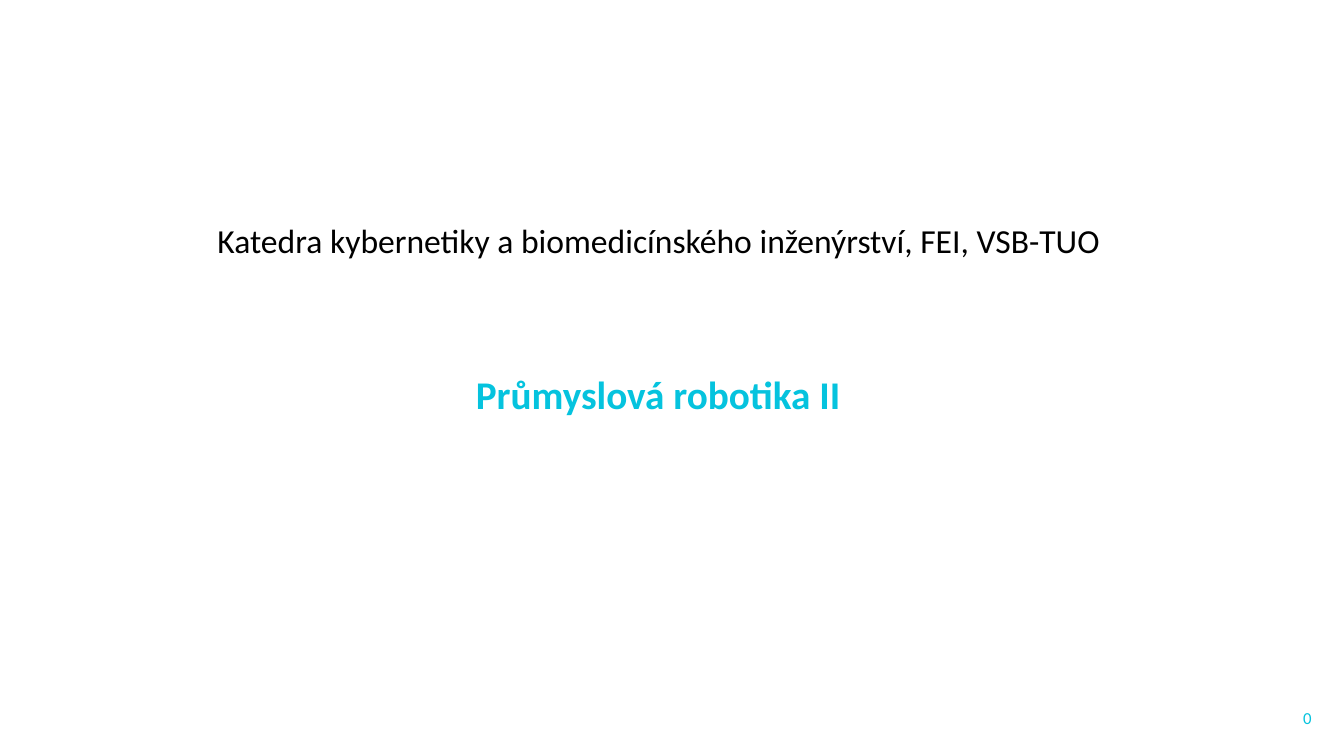
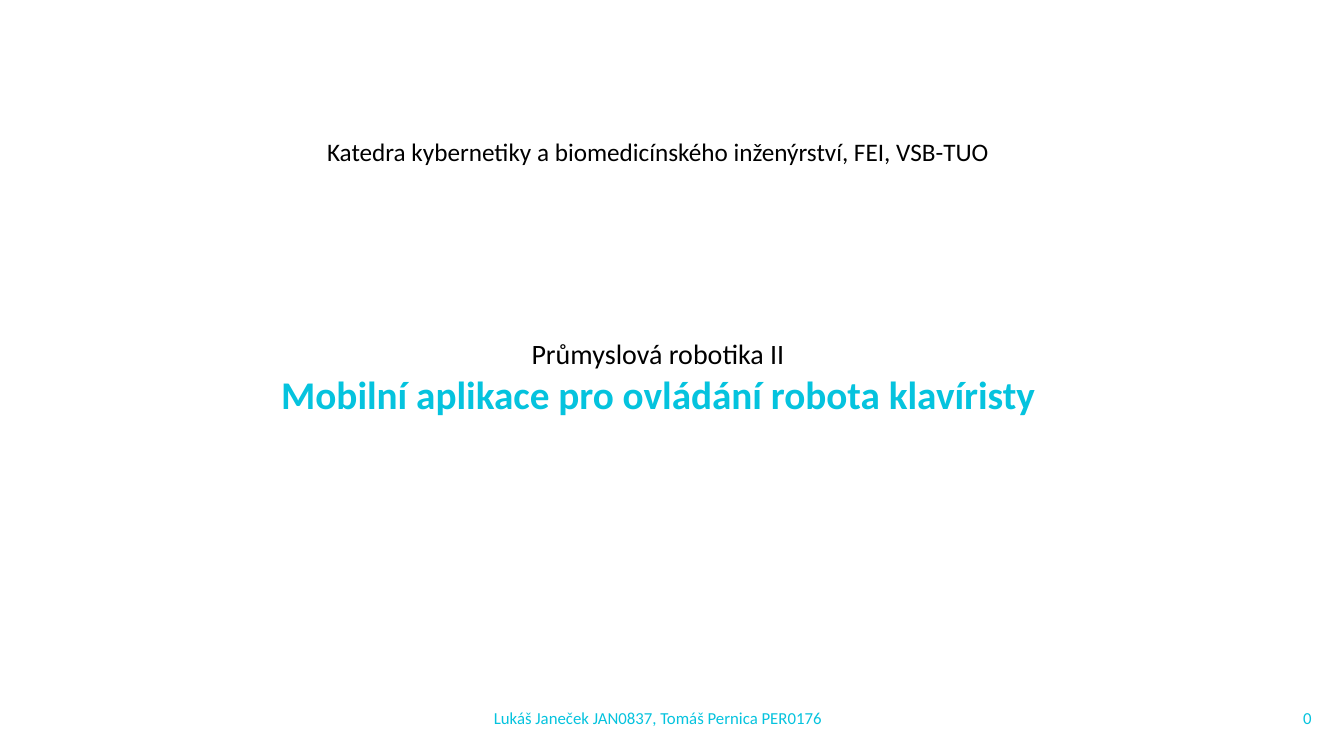
Before and after one commit to LukiJanecek/AdvancedPianistRobot, a slide deck: slide 1 of Dokumentace/JAN0837_PER0176_PRII.pptx. Drawn at 1344x756 pixels with LibreOffice and Linux fonts; fonts in the diff are those of the drawing; background and template pictures are left out. Boxes give left, top, right and bottom in pixels: in the first picture for what was removed or moved away, otherwise in the second. Text is boxed around its words. In the diff, an @@ line names an element or a change of style, - is before the commit and + after.

```diff
--- a/Dokumentace/JAN0837_PER0176_PRII.pptx
+++ b/Dokumentace/JAN0837_PER0176_PRII.pptx
@@ text "Katedra kybernetiky a biomedicínského inženýrství, ...": place and size @@
-text "Katedra kybernetiky a biomedicínského inženýrství, ..." at <box>217,229,1100,259</box>
+text "Katedra kybernetiky a biomedicínského inženýrství, ..." at <box>327,143,988,165</box>
@@ text "Katedra kybernetiky a biomedicínského inženýrství, ..." at <box>327,143,988,165</box>: size 24 to 18 pt @@
@@ text "Průmyslová robotika II": place and size @@
-text "Průmyslová robotika II" at <box>476,380,840,415</box>
+text "Průmyslová robotika II" at <box>281,344,1035,415</box>
@@ text at <box>532,344,784,369</box>: size 28 to 20 pt, text colour #05C3DE to #000000, bold off in "Průmyslová robotika II" @@
@@ text at <box>281,381,1035,415</box>: paragraph added @@
+Mobilní aplikace pro ovládání robota klavíristy
@@ text added at <box>494,712,822,726</box>, 12 pt, text #05C3DE @@
+Lukáš Janeček JAN0837, Tomáš Pernica PER0176
```
Also in this commit, not shown: 8 slides added, 2 slides removed, 7 other files.
